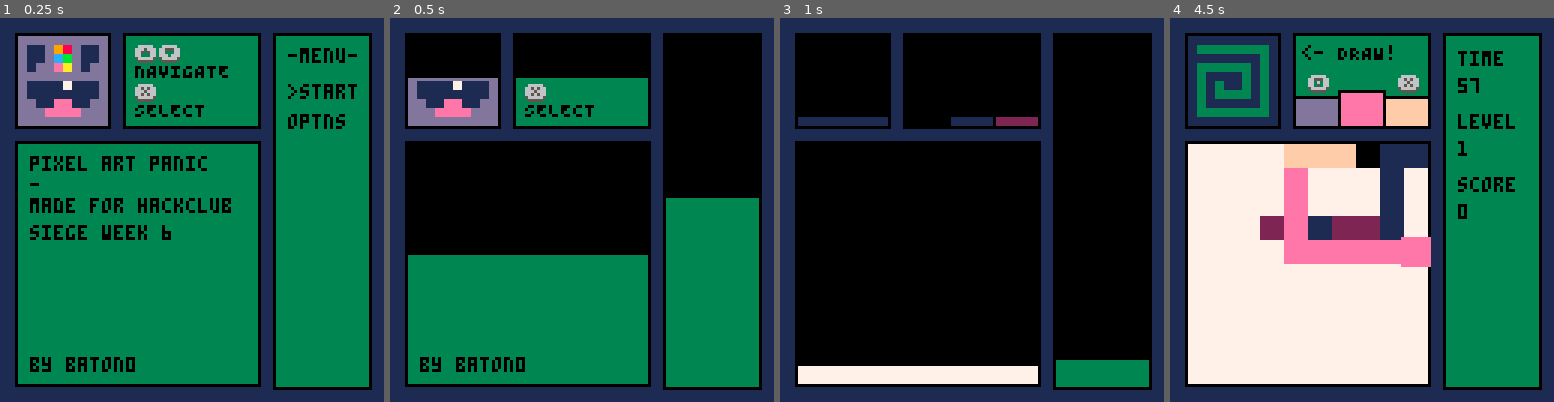
Above: before the commit, frames 1-4 (left to right).
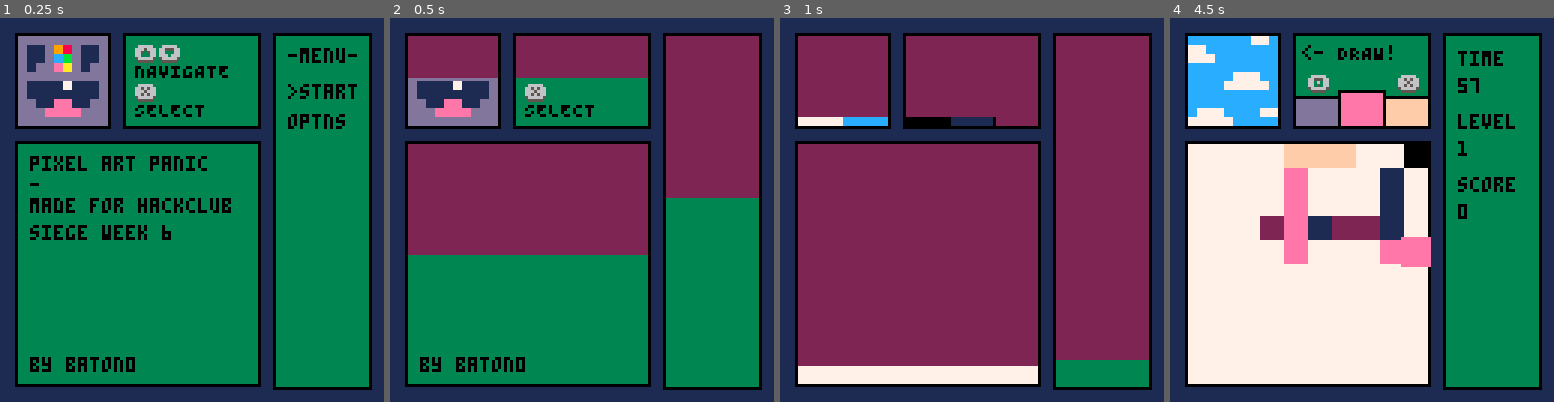
Above: after the commit, the same moments.

Repository: appellatebaton0/siege-6
Game: PICO-8 cartridge siege6.p8
Two runs of this game, one before a commit and one after it. Both use one fixed random seed, a clock stepped at 60 frames per second and the inputs below.
Inputs:
- Up to frame 1 (0.25 s): no input
- Up to frame 2 (0.5 s): tap X (X key) at 0.33 s
- Up to frame 3 (1 s): tap O (Z key) at 0.7 s
- Up to frame 4 (4.5 s): tap X (X key) at 1.07, 1.85, 2.97, 4.08 s; hold Right 1.6-2.1 s; tap O (Z key) every 0.4 s from 1.7 to 4.1 s; hold Up 2.15-2.42 s; hold Right 2.47-3.03 s; hold Left 3.08-3.58 s; hold Down 3.63-3.97 s; hold Right from 4.02 s (still down)

Frame 1 is identical in both runs. In frame 2, 35% of the frame differs, in the area x 4-97%, y 4-62%; in frame 3, 69%, in the area x 4-97%, y 4-91%; in frame 4, 7.8%.

Commit message:
v0.23 - Music & SFX 2
Turns out, I haven't been saving the P8 file, so most of the music / sfx didn't actually save.

Diff:
--- a/siege6.lua
+++ b/siege6.lua
@@ -6,7 +6,8 @@
 outline_color = 0
 background_color = 1
 pane_color = 3
-transition_color = 0
+transition_color = 2
+text_color = 0
 
 function rectline(x, y, sx, sy, fill, outline)
     rectfill(x, y, x + sx, y + sy, fill)
@@ -153,7 +154,6 @@
 
 // The space that holds the current art and runs everything relating to it.
 grid = {
-    art = {},
     grid_size = 10,
 
     reset_canvas=function(this)
@@ -266,7 +266,18 @@
         {5,5,5,5,5,5,13,13,5,5,},
         {5,5,5,5,5,5,5,5,5,5,},
         },
-
+        {
+        {0,0,0,0,0,0,0,0,0,0,},
+        {0,0,0,0,0,0,0,0,0,0,},
+        {0,0,0,0,0,0,0,0,1,0,},
+        {0,13,13,13,0,0,1,1,1,0,},
+        {0,0,13,12,2,13,13,13,13,0,},
+        {0,0,13,13,2,13,1,1,1,0,},
+        {0,0,13,12,2,13,13,13,13,0,},
+        {0,13,13,13,0,0,1,1,1,0,},
+        {0,0,0,0,0,0,0,0,1,0,},
+        {0,0,0,0,0,0,0,0,0,0,},
+        },
     },
 
 }
@@ -342,21 +353,21 @@
     state = "welcome",
     states = {
         welcome=function (this)
-            print("pixel art panic", this.x + 5, this.y + 5)
-            print("-", this.x + 5, this.y + 12)
-            print("made for hackclub", this.x + 5, this.y + 19)
-            print("siege week 6", this.x + 5, this.y + 28)
-            print("by baton0", this.x + 5, this.y + 72)
+            print("pixel art panic", this.x + 5, this.y + 5, text_color)
+            print("-", this.x + 5, this.y + 12, text_color)
+            print("made for hackclub", this.x + 5, this.y + 19, text_color)
+            print("siege week 6", this.x + 5, this.y + 28, text_color)
+            print("by baton0", this.x + 5, this.y + 72, text_color)
         end,
         score=function(this)
-            print("ran out of time!", this.x + 5, this.y + 5)
-            print("-", this.x + 5, this.y + 12)
-
-            print("reached level "..state.current_level, this.x + 5, this.y + 19)
-            print("high: level "..state.highlevel, this.x + 5, this.y + 27)
-
-            print("score: "..state.score, this.x + 5, this.y + 41)
-            print("highscore: "..state.highscore, this.x + 5, this.y + 49)
+            print("ran out of time!", this.x + 5, this.y + 5, text_color)
+            print("-", this.x + 5, this.y + 12, text_color)
+
+            print("reached level "..state.current_level, this.x + 5, this.y + 19, text_color)
+            print("high: level "..state.highlevel, this.x + 5, this.y + 27, text_color)
+
+            print("score: "..state.score, this.x + 5, this.y + 41, text_color)
+            print("highscore: "..state.highscore, this.x + 5, this.y + 49, text_color)
         end,
         canvas=function(this)
             for i=1,grid.grid_size do
@@ -433,14 +444,14 @@
             print("⬇️", this.x + 12,  this.y + 4 + dy, 6)
             print("⬆️", this.x + 4, this.y + 4 + uy, 6)
 
-            print("NAVIGATE", this.x + 4, this.y + 10, 0)
+            print("NAVIGATE", this.x + 4, this.y + 10, text_color)
 
             xy = 0 if btn(5) then xy = 1 end
 
             print("❎", this.x + 4, this.y + 18, 5)
             print("❎", this.x + 4, this.y + 17 + xy, 6)
 
-            print("SELECT", this.x + 4, this.y + 23, 0)
+            print("SELECT", this.x + 4, this.y + 23, text_color)
         end,
 
         colors=function (this)
@@ -449,7 +460,7 @@
             xy = 0 if btn(5) then xy = 1 end
             oy = 0 if btn(4) then oy = 1 end
 
-            print("<- DRAW!", this.x + 3, this.y + 4, 0)
+            print("<- DRAW!", this.x + 3, this.y + 4, text_color)
 
             print("🅾️", offset.x + 5,  offset.y - 4, 5)
             print("❎", offset.x + 35, offset.y - 4, 5)
@@ -527,13 +538,13 @@
             end,
 
             _draw=function(this, menu)
-                print("-menu-", this.x + 5, this.y + 5, 0)
+                print("-menu-", this.x + 5, this.y + 5, text_color)
                 for i=1,#menu.options do
 
                     message = menu.options[i]
                     if i == this.index then message = ">"..tostr(menu.options[i]) end
 
-                    print(message, this.x + 5, this.y + 7 +  (10 * i), 0)
+                    print(message, this.x + 5, this.y + 7 +  (10 * i), text_color)
                 end
             end
         },
@@ -542,27 +553,29 @@
         {
             options = {},
 
+            score = 0,
+
             _update=function(this, menu)
-
+                menu.score = move_towards(menu.score, state.score, flr(abs(state.score - menu.score)/8))
             end,
 
             _draw=function (this, menu)
 
-                print("time", this.x + 5, this.y + 6, 0)
+                print("time", this.x + 5, this.y + 6, text_color)
                 print(ceil(state.draw_time), this.x + 5, this.y + 15)
 
                 print("level", this.x + 5, this.y + 27)
                 print(state.current_level, this.x + 5, this.y + 36)
 
                 print("score", this.x + 5, this.y + 48)
-                print(state.score, this.x + 5, this.y + 57, 0)
+                print(menu.score, this.x + 5, this.y + 57, text_color)
 
             end,
         },
 
         optns =
         {
-            options = {"screen", "outln", "pane", "back"},
+            options = {"screen", "outln", "pane", "text", "trnstn", "back"},
 
             _update=function (this, menu)
                 // Selecting a menu item
@@ -574,6 +587,10 @@
                         outline_color += 1 if outline_color > 15 then outline_color = 0 end
                     elseif menu.options[this.index] == "pane" then
                         pane_color += 1 if pane_color > 15 then pane_color = 0 end
+                    elseif menu.options[this.index] == "text" then
+                        text_color += 1 if text_color > 15 then text_color = 0 end
+                    elseif menu.options[this.index] == "trnstn" then
+                        transition_color += 1 if transition_color > 15 then transition_color = 0 end
                     elseif menu.options[this.index] == "back" then
 
                         state.transition_calls["optns2main"]=function()
@@ -585,13 +602,13 @@
             end,
 
             _draw=function (this, menu)
-                print("-optns-", this.x + 3, this.y + 5, 0)
+                print("-optns-", this.x + 3, this.y + 5, text_color)
                 for i=1,#menu.options do
 
                     message = menu.options[i]
                     if i == this.index then message = ">"..tostr(menu.options[i]) end
 
-                    print(message, this.x + 3, this.y + 7 +  (10 * i), 0)
+                    print(message, this.x + 3, this.y + 7 +  (10 * i), text_color)
                 end
             end
         },
@@ -618,19 +635,22 @@
                             hint_pane:change_state("hint")
                         end
                 elseif menu.options[this.index] == "menu" then
-                        this:change_menu("main")
+                        state:transition({menu_pane})
+                        state.transition_calls["lose2menu"]=function()
+                            this:change_menu("main")
+                        end
                     end
                 end
             end,
 
             _draw=function (this, menu)
-                print("-lost-", this.x + 5, this.y + 5, 0)
+                print("-lost-", this.x + 5, this.y + 5, text_color)
                 for i=1,#menu.options do
 
                     message = menu.options[i]
                     if i == this.index then message = ">"..tostr(menu.options[i]) end
 
-                    print(message, this.x + 5, this.y + 7 +  (10 * i), 0)
+                    print(message, this.x + 5, this.y + 7 +  (10 * i), text_color)
                 end
             end
         }
Not shown, changed: the sound effects (__sfx__) section of siege6.p8
Not shown, changed: README.md
